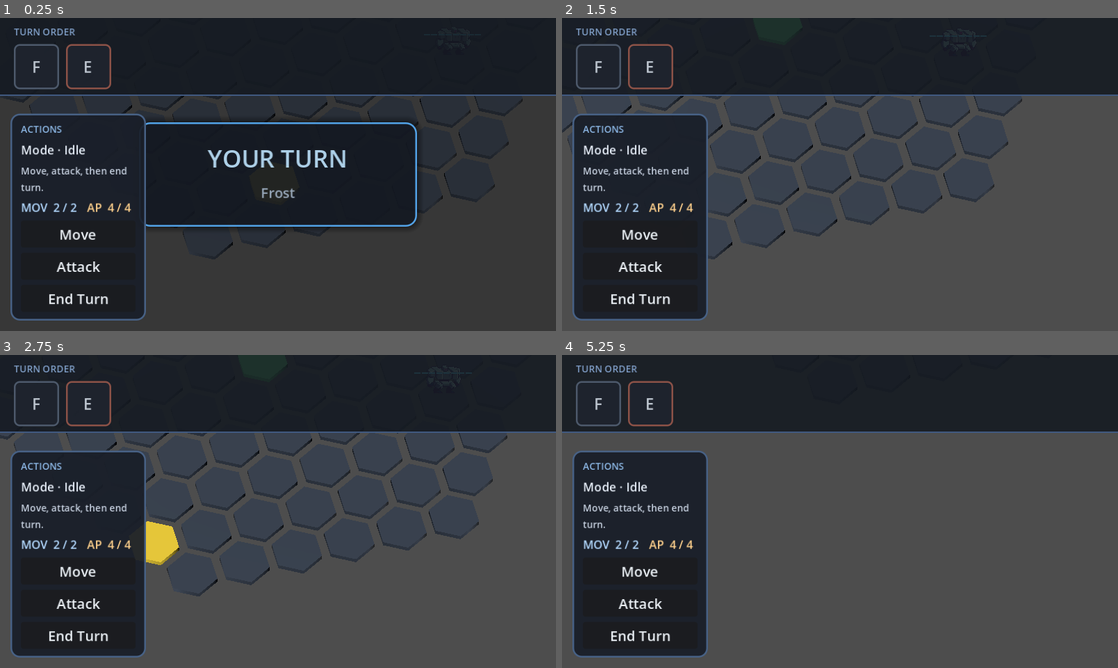
Above: before the commit, frames 1-4 (two rows, left to right).
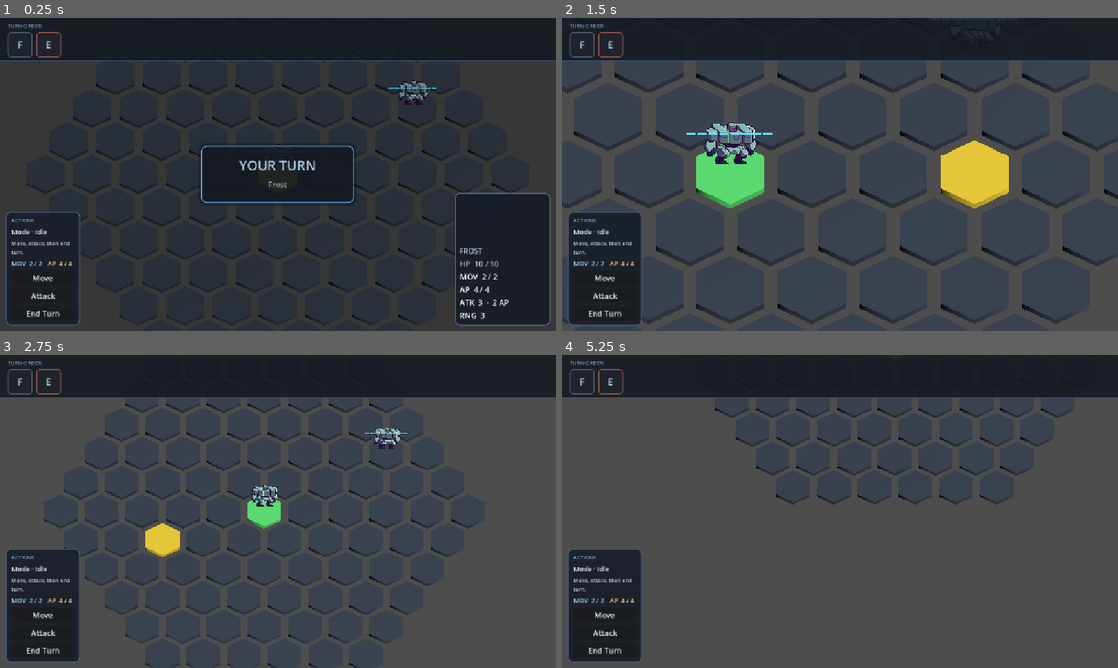
Above: after the commit, the same moments.

Repository: victordiaspalmeira/ttrpg-mecha
Game: Godot game, scene res://scenes/battle/battle_scene.tscn
Two runs of this game, one before a commit and one after it. Both use one fixed random seed, a clock stepped at 60 frames per second and the inputs below.
Inputs (mouse positions are in pixels of both pictures, inside the frame that each line leads up to):
- Up to frame 1 (0.25 s): no input
- Up to frame 2 (1.5 s): click "Move" at 0.5 s; move the mouse to (962, 158) at 1.27 s; hold D (move_right) from 1.28 s (still down); hold Mouse wheel up (zoom_in, bound only after the commit) from 1.28 s (still down)
- Up to frame 3 (2.75 s): tap Mouse wheel down (zoom_out, bound only after the commit) at 1.55, 2.1 s; move the mouse to (166, 527) at 2.02 s; release D (move_right) at 2.03 s; release Mouse wheel up (zoom_in, bound only after the commit) at 2.03 s; hold A (move_left) from 2.03 s (still down); tap Mouse wheel up (zoom_in, bound only after the commit) at 2.3 s
- Up to frame 4 (5.25 s): move the mouse to (895, 442) at 2.77 s; release A (move_left) at 2.78 s; press the mouse at (895, 442) at 2.78 s; hold D (move_right) 2.78-3.53 s; tap Mouse wheel down (zoom_out, bound only after the commit) at 3.05 s; move the mouse to (812, 574) at 3.52 s; release the mouse at (812, 574) at 3.53 s; hold W (move_up) 3.53-4.28 s; tap Mouse wheel up (zoom_in, bound only after the commit) at 3.6, 5.1 s; move the mouse to (1006, 558) at 4.27 s; hold Mouse wheel down (zoom_out, bound only after the commit) 4.28-5.03 s; hold A (move_left) from 4.28 s (still down); move the mouse to (673, 464) at 5.02 s

The runs differ from the first frame. In frame 1, 26% of the frame differs, in the area x 0-100%, y 2-99%; in frame 2, 31%, in the area x 0-100%, y 0-99%; in frame 3, 28%; in frame 4, 25%.

Commit message:
fixed camera offsets and position

Diff:
--- a/data/ai/simple_chase_behavior.tres
+++ b/data/ai/simple_chase_behavior.tres
@@ -1,6 +1,6 @@
-[gd_resource type="Resource" script_class="SimpleChaseBehavior" load_steps=2 format=3]
+[gd_resource type="Resource" script_class="SimpleChaseBehavior" format=3 uid="uid://cawuehlu7x2sh"]
 
-[ext_resource type="Script" path="res://scripts/battle/ai/simple_chase_behavior.gd" id="1"]
+[ext_resource type="Script" uid="uid://disyi8m4e6ip4" path="res://scripts/battle/ai/simple_chase_behavior.gd" id="1"]
 
 [resource]
 script = ExtResource("1")
--- a/data/grid/default_grid_config.tres
+++ b/data/grid/default_grid_config.tres
@@ -1,16 +1,6 @@
-[gd_resource type="Resource" script_class="GridConfig" load_steps=2 format=3]
+[gd_resource type="Resource" script_class="GridConfig" format=3 uid="uid://dkgsw7mfjoqcb"]
 
-[ext_resource type="Script" path="res://scripts/data/grid_config.gd" id="1"]
+[ext_resource type="Script" uid="uid://bjcs5npsv5r67" path="res://scripts/data/grid_config.gd" id="1"]
 
 [resource]
 script = ExtResource("1")
-hex_size = 1.2
-mesh_radius = 1.0
-mesh_height = 0.2
-grid_radius = 5
-default_color = Color(0.2, 0.24, 0.3, 1)
-hover_color = Color(0.95, 0.82, 0.2, 1)
-selected_color = Color(0.35, 0.9, 0.45, 1)
-move_overlay_color = Color(0.35, 0.55, 0.95, 0.55)
-attack_overlay_color = Color(0.95, 0.28, 0.22, 0.65)
-attack_reach_overlay_color = Color(0.3, 0.85, 0.45, 0.4)
--- a/project.godot
+++ b/project.godot
@@ -21,7 +21,7 @@
 window/size/viewport_height=720
 window/stretch/mode="canvas_items"
 window/stretch/aspect="expand"
-window/stretch/scale=2.0
+window/stretch/scale=1.1
 
 [editor_plugins]
 
@@ -78,6 +78,16 @@
 "events": [Object(InputEventKey,"resource_local_to_scene":false,"resource_name":"","device":-1,"window_id":0,"alt_press …(192 unchanged characters)…
 ]
 }
+zoom_in={
+"deadzone": 0.2,
+"events": [Object(InputEventMouseButton,"resource_local_to_scene":false,"resource_name":"","device":-1,"window_id":0,"alt_pressed":false,"shift_pressed":false,"ctrl_pressed":false,"meta_pressed":false,"button_mask":8,"position":Vector2(196, 26),"global_position":Vector2(205, 74),"factor":1.0,"button_index":4,"canceled":false,"pressed":true,"double_click":false,"script":null)
+]
+}
+zoom_out={
+"deadzone": 0.2,
+"events": [Object(InputEventMouseButton,"resource_local_to_scene":false,"resource_name":"","device":-1,"window_id":0,"alt_pressed":false,"shift_pressed":false,"ctrl_pressed":false,"meta_pressed":false,"button_mask":0,"position":Vector2(0, 0),"global_position":Vector2(0, 0),"factor":1.0,"button_index":5,"canceled":false,"pressed":false,"double_click":false,"script":null)
+]
+}
 
 [physics]
 
--- a/scenes/battle/battle_scene.tscn
+++ b/scenes/battle/battle_scene.tscn
@@ -151,19 +151,19 @@
 script = ExtResource("grid_path_preview")
 
 [node name="CameraRig" type="Node3D" parent="World" unique_id=1541699671]
-transform = Transform3D(0.70710677, 0.49999997, 0.49999997, 0, 0.70710677, -0.70710677, -0.70710677, 0.49999997, 0.49999997, 0, 0, 0)
+unique_name_in_owner = true
+transform = Transform3D(0.99999994, 0, 0, 0, 0.99999994, 0, 0, 0, 0.99999994, 0, 0, 0)
 script = ExtResource("14_cam")
 
 [node name="CameraPitch" type="Node3D" parent="World/CameraRig" unique_id=730673366]
-transform = Transform3D(1, 0, 0, 0, 0.81915206, 0.57357645, 0, -0.57357645, 0.81915206, 0, 0, 0)
 
 [node name="Camera3D" type="Camera3D" parent="World/CameraRig/CameraPitch" unique_id=502109153]
 unique_name_in_owner = true
-transform = Transform3D(1, 0, 0, 0, 0.4226182, 0.9063078, 0, -0.90630776, 0.42261827, 0, 12, 12)
+transform = Transform3D(1, 0, 0, 0, 0.99999994, 0, 0, 0, 1, 0, 0, 0)
 projection = 1
 current = true
 fov = 35.0
-size = 12.0
+size = 14.0
 near = 0.5
 
 [node name="UI" type="CanvasLayer" parent="." unique_id=1493645176]
--- a/scripts/core/camera_controller.gd
+++ b/scripts/core/camera_controller.gd
@@ -1,30 +1,38 @@
 extends Node3D
 
-@onready var grid_manager := %GridManager
-
 @export var rotation_speed := 90.0
-@export var move_speed := 12.0
-@export var zoom_speed := 4.0
+@export var move_speed := 14.0
+@export var zoom_speed := 8.0
 
 @export var min_zoom := 8.0
-@export var max_zoom := 40.0
+@export var max_zoom := 30.0
 
+@onready var camera_pivot := $CameraPitch
 @onready var camera: Camera3D = (
 	$CameraPitch/Camera3D
 )
 
+
 func _ready():
 
-	global_position = (
-		grid_manager.global_position
+	camera.projection = (
+		Camera3D.PROJECTION_ORTHOGONAL
+	)
+
+	camera.size = 14.0
+
+	camera_pivot.rotation_degrees.x = -55.0
+
+	camera.position = Vector3(
+		0,
+		0,
+		20
 	)
 
 
 func _process(delta):
-
 	_handle_rotation(delta)
 	_handle_movement(delta)
-	_handle_zoom(delta)
 
 
 func _handle_rotation(delta):
@@ -75,10 +83,9 @@
 	)
 
 	move_direction.y = 0
-	move_direction = move_direction.normalized()
 
 	global_position += (
-		move_direction
+		move_direction.normalized()
 		*
 		move_speed
 		*
@@ -86,20 +93,45 @@
 	)
 
 
-func _handle_zoom(delta):
+func _unhandled_input(event):
 
-	if Input.is_action_pressed("zoom_in"):
-		camera.size -= (
-			zoom_speed * delta
-		)
+	if event.is_action_pressed(
+		"zoom_in"
+	):
+		camera.size -= zoom_speed
 
-	if Input.is_action_pressed("zoom_out"):
-		camera.size += (
-			zoom_speed * delta
-		)
+	if event.is_action_pressed(
+		"zoom_out"
+	):
+		camera.size += zoom_speed
 
 	camera.size = clamp(
 		camera.size,
 		min_zoom,
 		max_zoom
 	)
+
+
+func focus_on_unit(unit: UnitBase):
+
+	if not unit:
+		return
+
+	var target_position := (
+		unit.global_position
+	)
+
+	target_position.y = global_position.y
+
+	var tween := create_tween()
+
+	tween.tween_property(
+		self,
+		"global_position",
+		target_position,
+		0.4
+	).set_trans(
+		Tween.TRANS_SINE
+	).set_ease(
+		Tween.EASE_OUT
+	)
--- a/scripts/presentation/battle_hud.gd
+++ b/scripts/presentation/battle_hud.gd
@@ -33,6 +33,9 @@
 @onready var range_label: Label = %RangeLabel
 @onready var turn_order_container: HBoxContainer = %HBoxContainer
 @onready var damage_popup_container: Control = %DamagePopupContainer
+@onready var camera_controller = (
+	%CameraRig
+)
 
 const COLOR_MODE_ON := Color(0.55, 0.85, 1.0, 1.0)
 const COLOR_MODE_OFF := Color(0.92, 0.94, 0.96, 1.0)
@@ -110,6 +113,7 @@
 		return
 
 	_display_unit = unit
+	camera_controller.focus_on_unit(unit)
 	update_resource_display(unit)
 	_highlight_turn_order(unit)
 	_update_player_controls(unit)
Not shown: 1 places in data/classes/ember_class.tres that only renumber resources
Not shown: 1 places in data/classes/frost_class.tres that only renumber resources
Not shown: 1 places in data/weapons/starter_rifle.tres that only renumber resources
Not shown: 2 places in scenes/battle/battle_scene.tscn that only renumber resources
